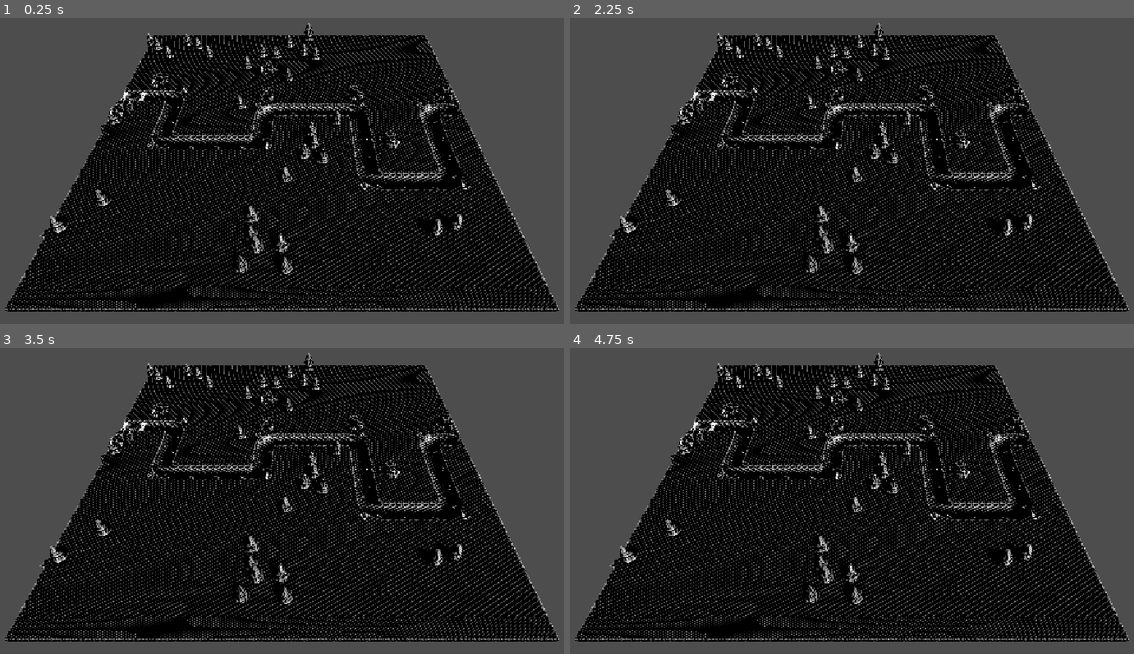
Above: before the commit, frames 1-4 (two rows, left to right).
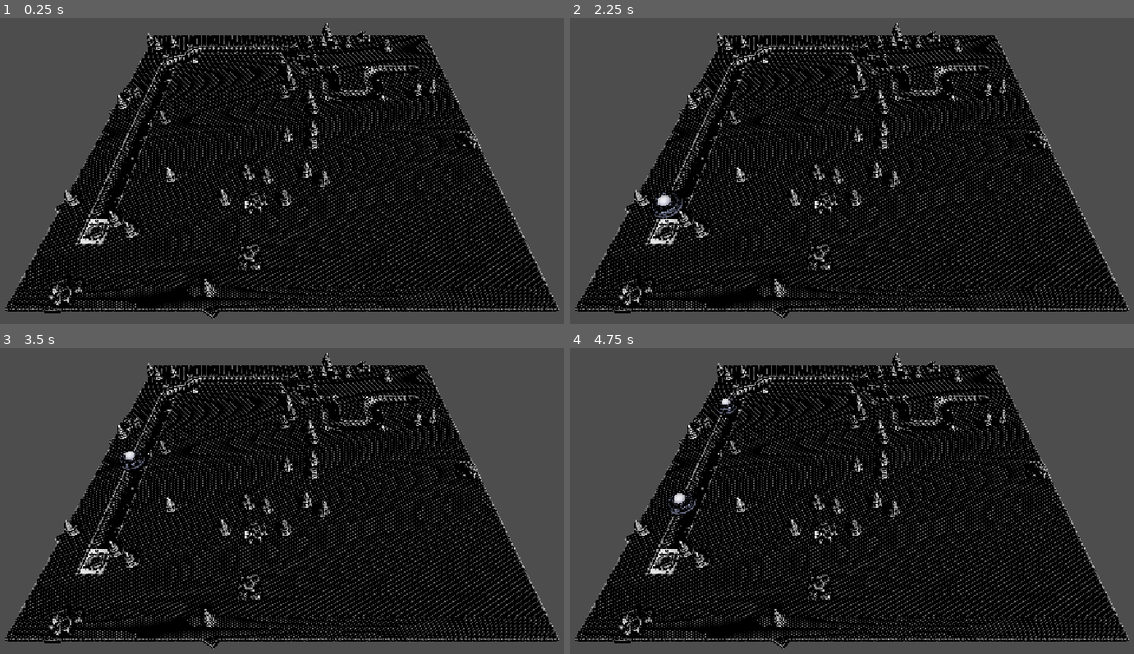
Above: after the commit, the same moments.

Repository: arlandoapraharjo/IGI-Code-Circus
Game: Godot game, scene res://Snow-Stage/map.tscn
Same seed, same stepped clock (60 frames per second), same inputs: the game is played once before the commit and once after it.
Inputs (mouse positions are in pixels of both pictures, inside the frame that each line leads up to):
- Up to frame 1 (0.25 s): no input
- Up to frame 2 (2.25 s): tap Enter at 0.5, 2 s; move the mouse to (1009, 146) at 0.52 s; hold D 0.53-1.28 s; click (1009, 146) at 0.67 s; tap Space at 1.25 s; move the mouse to (739, 183) at 1.27 s; hold S 1.28-2.03 s; move the mouse to (930, 82) at 2.02 s; hold D from 2.03 s (still down)
- Up to frame 3 (3.5 s): move the mouse to (265, 568) at 2.77 s; release D at 2.78 s; hold W from 2.78 s (still down); click (265, 568) at 2.92 s
- Up to frame 4 (4.75 s): move the mouse to (1066, 549) at 3.52 s; release W at 3.53 s; hold A from 3.53 s (still down); move the mouse to (671, 439) at 4.27 s

The runs differ from the first frame. In frame 1, 7.6% of the frame differs, in the area x 6-85%, y 1-99%; in frame 2, 7.7%; in frame 3, 7.6%; in frame 4, 7.7%.

Commit message:
Experimental DFS Self-Avoiding for longer path (sometimes) & Add feature for Enemy

Diff:
--- /dev/null
+++ b/Snow-Stage/Enemy.gd
@@ -0,0 +1,39 @@
+extends Node3D
+
+# Speed in tiles per second
+@export var speed: float = 3.0
+
+var path_waypoints: Array[Vector3] = []
+var current_waypoint_index: int = 0
+var _is_done: bool = false
+
+signal reached_end
+
+func setup(waypoints: Array[Vector3]) -> void:
+	path_waypoints = waypoints
+	current_waypoint_index = 0
+	_is_done = false
+
+func _process(delta: float) -> void:
+	if _is_done or path_waypoints.is_empty():
+		return
+
+	if current_waypoint_index >= path_waypoints.size():
+		_is_done = true
+		reached_end.emit()
+		queue_free()
+		return
+
+	var target = path_waypoints[current_waypoint_index]
+	var direction = (target - global_position)
+
+	if direction.length() < 0.05:
+		current_waypoint_index += 1
+	else:
+		# Move towards current waypoint
+		global_position += direction.normalized() * speed * delta
+
+		# Face direction of travel (rotate smoothly on Y axis)
+		var look_target = global_position + Vector3(direction.x, 0, direction.z).normalized()
+		if look_target != global_position:
+			look_at(look_target, Vector3.UP)
--- a/Snow-Stage/SnowMapGenerator.gd
+++ b/Snow-Stage/SnowMapGenerator.gd
@@ -18,61 +18,96 @@
 # We will define a simple S-shaped path starting from left and ending on the right
 var enemy_path: Array[Vector2i] = []
 
+var spawner_script = preload("res://Snow-Stage/Spawner.gd")
+
 func _ready():
 	_generate_path()
 	_build_map()
+	_setup_spawner()
+
+var dfs_visited: Dictionary = {}
+var target_end: Vector2i
 
 func _generate_path():
 	enemy_path.clear()
-	# Randomize seed so the path changes every time you play
 	randomize()
 
-	# Start at the left edge (x=0) with a random Y position
-	var current = Vector2i(0, randi_range(2, MAP_SIZE - 3))
-	enemy_path.append(current)
-
-	var current_dir = 0 # 0: Right, 1: Down, -1: Up
-
-	while current.x < MAP_SIZE - 1:
-		var segment_length = 0
-
-		if current_dir == 0:
-			# Going right, decide how far to go (2 to 4 steps)
-			segment_length = randi_range(2, 4)
-			# Don't go past the right edge
-			segment_length = min(segment_length, (MAP_SIZE - 1) - current.x)
-
-			for i in range(segment_length):
-				current.x += 1
-				enemy_path.append(current)
-
-			# If we haven't reached the right edge, decide to turn up or down
-			if current.x < MAP_SIZE - 1:
-				if current.y <= 2:
-					current_dir = 1 # Too close to top edge, must go down
-				elif current.y >= MAP_SIZE - 3:
-					current_dir = -1 # Too close to bottom edge, must go up
-				else:
-					current_dir = 1 if randf() > 0.5 else -1 # Random up or down
-		else:
-			# Going up or down
-			segment_length = randi_range(2, 4)
-
-			if current_dir == 1:
-				# Going down
-				segment_length = min(segment_length, (MAP_SIZE - 2) - current.y)
-				for i in range(segment_length):
-					current.y += 1
-					enemy_path.append(current)
-			else:
-				# Going up
-				segment_length = min(segment_length, current.y - 1)
-				for i in range(segment_length):
-					current.y -= 1
-					enemy_path.append(current)
-
-			# After moving vertically, we MUST go right to progress towards the end
-			current_dir = 0
+	# Spawn at x=1 (2nd tile from left)
+	# Defense/End at x=MAP_SIZE-2 (2nd tile from right)
+	var start_y = randi_range(1, MAP_SIZE - 2)
+	var end_y = randi_range(1, MAP_SIZE - 2)
+
+	var start_pos = Vector2i(1, start_y)
+	target_end = Vector2i(MAP_SIZE - 2, end_y)
+
+	var found = false
+
+	# Try multiple times in case the random DFS traps itself in a dead end
+	for attempt in range(100):
+		dfs_visited.clear()
+		enemy_path.clear()
+
+		enemy_path.append(start_pos)
+		dfs_visited[start_pos] = true
+
+		if _dfs_step(start_pos):
+			found = true
+			break
+
+	# Fallback just in case all 100 attempts fail (extremely rare)
+	if not found:
+		enemy_path.clear()
+		for i in range(1, MAP_SIZE - 1):
+			enemy_path.append(Vector2i(i, start_y))
+
+func _dfs_step(current: Vector2i) -> bool:
+	if current == target_end:
+		return true
+
+	var dirs = [Vector2i(0, 1), Vector2i(0, -1), Vector2i(1, 0), Vector2i(-1, 0)]
+	dirs.shuffle()
+
+	for dir in dirs:
+		var next_pos = current + dir
+
+		if _is_valid_step(next_pos):
+			enemy_path.append(next_pos)
+			dfs_visited[next_pos] = true
+
+			if _dfs_step(next_pos):
+				return true
+
+			# Backtrack if it leads to a dead end
+			enemy_path.pop_back()
+			dfs_visited.erase(next_pos)
+
+	return false
+
+func _is_valid_step(pos: Vector2i) -> bool:
+	# 1. Bounds check (strict 1-tile border all around)
+	if pos.x < 1 or pos.x > MAP_SIZE - 2 or pos.y < 1 or pos.y > MAP_SIZE - 2:
+		return false
+
+	# 2. Prevent revisiting
+	if dfs_visited.has(pos):
+		return false
+
+	# 3. Adjacency rule: Ensure exactly 1 tile gap between path lines
+	var adjacent_visited = 0
+	var check_dirs = [Vector2i(0, 1), Vector2i(0, -1), Vector2i(1, 0), Vector2i(-1, 0)]
+
+	for dir in check_dirs:
+		var neighbor = pos + dir
+		if dfs_visited.has(neighbor):
+			adjacent_visited += 1
+
+	# A valid next step should only touch the cell we just came from
+	# (which means exactly 1 adjacent visited cell).
+	# We slightly relax this if we are stepping onto the target_end to allow finishing.
+	if adjacent_visited > 1 and pos != target_end:
+		return false
+
+	return true
 
 func _build_map():
 	# Clear existing children just in case
@@ -161,22 +196,50 @@
 	return 0.0
 
 func _get_corner_rotation(dir_in: Vector2i, dir_out: Vector2i) -> float:
-	# We map every possible corner to an explicit rotation in degrees.
-	# Assuming Kenney's default corner (0 degrees) connects South (+Z) and East (+X).
-
-	# 1. Path comes from Left (West), goes Up (North) -> Connects West and North
-	if dir_in == Vector2i(1, 0) and dir_out == Vector2i(0, -1):
+	# Asset confirmed: 0deg = {West(-X), North(-Z)} openings.
+	# Godot positive Y-rotation = CCW from above. Each 90deg CCW step:
+	#   West→South, North→West, East→North, South→East
+	#
+	#   0deg:  {West,  North}
+	#   90deg: {South, West}    ← NOTE: 90deg CCW moves West→South, North→West
+	#  180deg: {East,  South}
+	#  270deg: {North, East}
+
+	# 0deg → now 180deg
+	if (dir_in == Vector2i(1, 0) and dir_out == Vector2i(0, -1)) or \
+	   (dir_in == Vector2i(0, 1) and dir_out == Vector2i(-1, 0)):
 		return deg_to_rad(180)
-	# Path comes from Down (South), goes Right (East) -> Connects South and East
-	elif dir_in == Vector2i(0, -1) and dir_out == Vector2i(1, 0):
-		return deg_to_rad(0)
-
-	# 2. Path comes from Left (West), goes Down (South) -> Connects West and South
-	if dir_in == Vector2i(1, 0) and dir_out == Vector2i(0, 1):
+
+	# 90deg → now 270deg
+	if (dir_in == Vector2i(0, -1) and dir_out == Vector2i(-1, 0)) or \
+	   (dir_in == Vector2i(1, 0) and dir_out == Vector2i(0, 1)):
 		return deg_to_rad(270)
-	# Path comes from Up (North), goes Right (East) -> Connects North and East
-	elif dir_in == Vector2i(0, 1) and dir_out == Vector2i(1, 0):
+
+	# 180deg → now 0deg
+	if (dir_in == Vector2i(-1, 0) and dir_out == Vector2i(0, 1)) or \
+	   (dir_in == Vector2i(0, -1) and dir_out == Vector2i(1, 0)):
+		return 0.0
+
+	# 270deg → now 90deg
+	if (dir_in == Vector2i(0, 1) and dir_out == Vector2i(1, 0)) or \
+	   (dir_in == Vector2i(-1, 0) and dir_out == Vector2i(0, -1)):
 		return deg_to_rad(90)
 
-	# Fallback (shouldn't happen with our path generator)
 	return 0.0
+
+func _setup_spawner() -> void:
+	# Remove any existing spawner to avoid duplicates on regeneration
+	var old_spawner = get_node_or_null("Spawner")
+	if old_spawner:
+		old_spawner.queue_free()
+
+	if enemy_path.is_empty():
+		return
+
+	var spawner = Node3D.new()
+	spawner.name = "Spawner"
+	spawner.set_script(spawner_script)
+	add_child(spawner)
+
+	# Pass the generated path to the spawner
+	spawner.setup(enemy_path)
--- /dev/null
+++ b/Snow-Stage/Spawner.gd
@@ -0,0 +1,56 @@
+extends Node3D
+
+# Enemy UFO models (randomly picked)
+var enemy_models = [
+	"res://kenney_tower-defense-kit/Models/GLB format/enemy-ufo-a.glb",
+	"res://kenney_tower-defense-kit/Models/GLB format/enemy-ufo-b.glb",
+	"res://kenney_tower-defense-kit/Models/GLB format/enemy-ufo-c.glb",
+	"res://kenney_tower-defense-kit/Models/GLB format/enemy-ufo-d.glb",
+]
+
+var enemy_script = preload("res://Snow-Stage/Enemy.gd")
+
+@export var spawn_interval: float = 2.0  # Seconds between each spawn
+@export var enemy_speed: float = 3.0     # Tiles per second
+
+var _timer: float = 0.0
+var _waypoints: Array[Vector3] = []
+var _ready_to_spawn: bool = false
+
+func setup(path: Array[Vector2i]) -> void:
+	# Convert grid coordinates to world-space Vector3 waypoints
+	for grid_pos in path:
+		_waypoints.append(Vector3(grid_pos.x * 1.0, 0.5, grid_pos.y * 1.0))
+	_ready_to_spawn = true
+	_timer = spawn_interval  # Spawn first enemy immediately after interval
+
+func _process(delta: float) -> void:
+	if not _ready_to_spawn or _waypoints.is_empty():
+		return
+
+	_timer -= delta
+	if _timer <= 0.0:
+		_timer = spawn_interval
+		_spawn_enemy()
+
+func _spawn_enemy() -> void:
+	# Pick a random UFO model
+	var model_path = enemy_models[randi() % enemy_models.size()]
+	var model_scene = load(model_path)
+	if not model_scene:
+		return
+
+	var enemy_root = Node3D.new()
+	enemy_root.set_script(enemy_script)
+
+	# Attach model as child
+	var model_instance = model_scene.instantiate()
+	enemy_root.add_child(model_instance)
+
+	# Add to the Map node (parent of this spawner)
+	get_parent().add_child(enemy_root)
+
+	# Start at the first waypoint
+	enemy_root.global_position = _waypoints[0]
+	enemy_root.speed = enemy_speed
+	enemy_root.setup(_waypoints)
Not shown, added: Snow-Stage/Enemy.gd.uid
Not shown, added: Snow-Stage/Spawner.gd.uid
